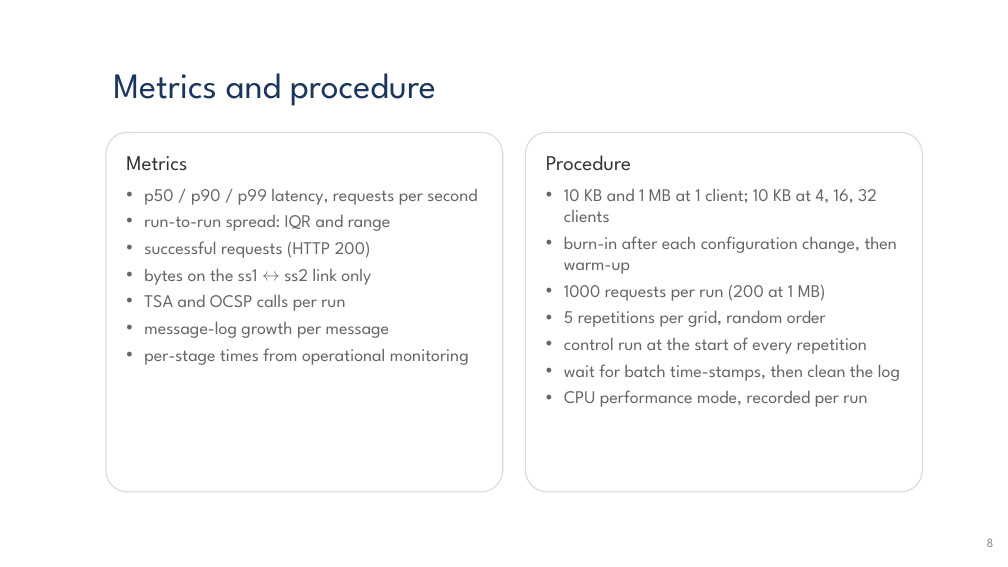
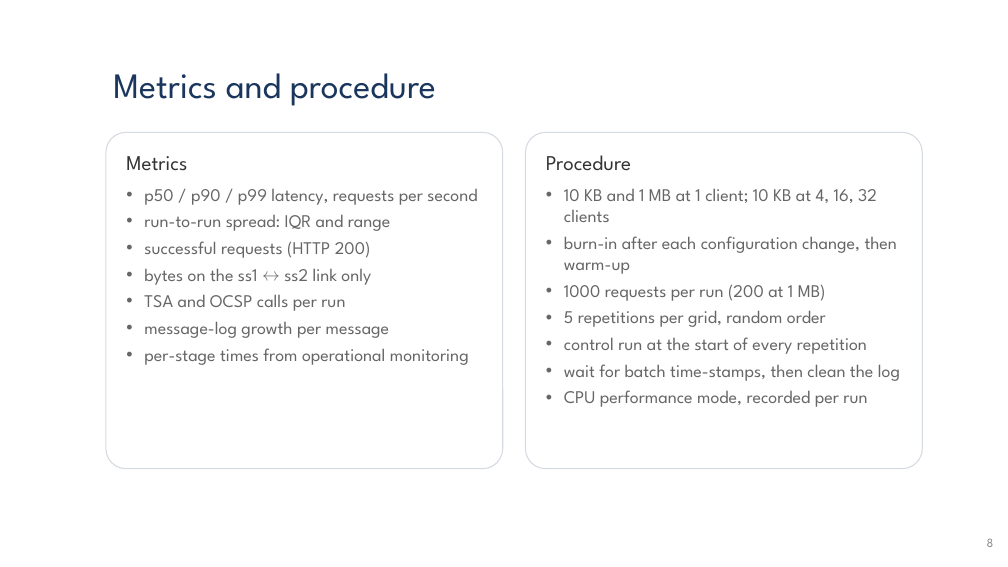
Before and after one commit to Krios39/study, a slide deck: slide 8 of 1_semester/distributed_systems_seminar/Research and initial Literature Review.pptx. Drawn at 1008x567 pixels with LibreOffice and Linux fonts; fonts in the diff are those of the drawing; background and template pictures are left out. Boxes give left, top, right and bottom in pixels: in the first picture for what was removed or moved away, otherwise in the second. Text is boxed around its words. In the diff, an @@ line names an element or a change of style, - is before the commit and + after.

```diff
--- a/1_semester/distributed_systems_seminar/Research and initial Literature Review.pptx
+++ b/1_semester/distributed_systems_seminar/Research and initial Literature Review.pptx
@@ rounded rectangle: place and size @@
-rounded rectangle at box(106, 132, 503, 492)
+rounded rectangle at box(106, 132, 503, 469)
@@ rounded rectangle: place and size @@
-rounded rectangle at box(526, 132, 923, 492)
+rounded rectangle at box(526, 132, 923, 469)
```
Also in this commit, not shown: 4 other slides changed, 1 other file.
